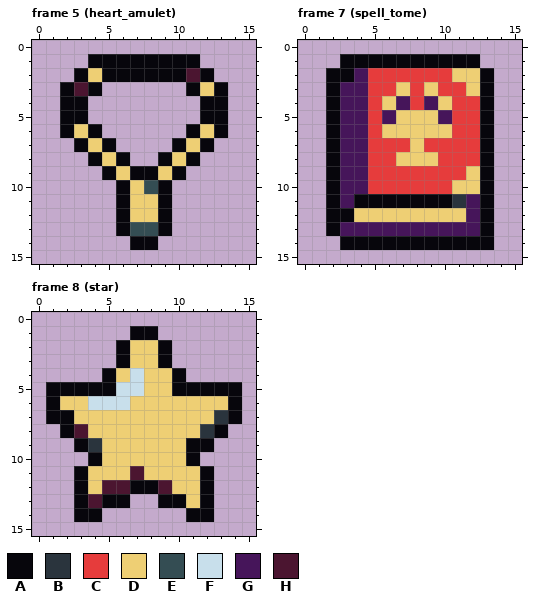
Edited in one commit: pixel-art file (projects/007_survivors/art/icons.aseprite). The first picture shows the starting point.
16x16 pixels, 8 frames. Shown: frame 5 (heart_amulet), frame 7 (spell_tome), frame 8 (star).
Palette (. is transparent): A #07060c  B #2a343d  C #e63c3c  D #eecf74  E #344d53  F #c8dfeb  G #46155a  H #4b1530
After the commit:
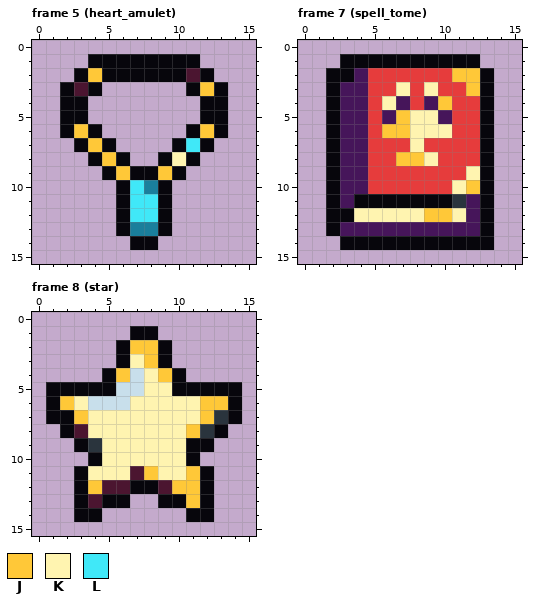
Colours new in this view: J #ffc838  K #fff4b0  L #40e8f8
Difference:
colour E: #344d53 -> #1a7f9c
Frame 5 (heart_amulet):
y 2: x 4 D -> J
y 3: x 12 D -> J
y 6: x 3 D -> J; x 12 D -> J
y 7: x 4 D -> J; x 11 D -> L
y 8: x 5 D -> J; x 10 D -> K
y 9: x 6 D -> J; x 9 D -> J
y 10: x 7 D -> L
y 11..12: x 7..8 DD -> LL
Frame 7 (spell_tome):
y 2: x 11..12 DD -> JJ
y 3: x 7 D -> K; x 9 D -> K; x 12 D -> J
y 4: x 6 D -> K; x 10 D -> J
y 5: x 7..9 DDD -> JKK
y 6: x 6..10 DDDDD -> JJKKK
y 7: x 8 D -> K
y 8: x 7..9 DDD -> JJK
y 9: x 12 D -> K
y 10: x 11..12 DD -> KJ
y 12: x 4..11 DDDDDDDD -> KKKKKJJK
Frame 8 (star):
y 2: x 7..8 DD -> JJ
y 3: x 7..8 DD -> KJ
y 4: x 6 D -> J; x 8..9 DD -> KJ
y 5: x 8..9 DD -> KK
y 6: x 2..3 DD -> JK; x 7..13 DDDDDDD -> KKKKKJJ
y 7: x 3..12 DDDDDDDDDD -> JKKKKKKKKJ
y 8: x 4..11 DDDDDDDD -> KKKKKKKJ
y 9..10: x 5..10 DDDDDD -> KKKKKK
y 11: x 4..6 DDD -> KKK; x 8..11 DDDD -> JKKJ
y 12: x 4 D -> J; x 10..11 DD -> JJ
y 13: x 11 D -> J
